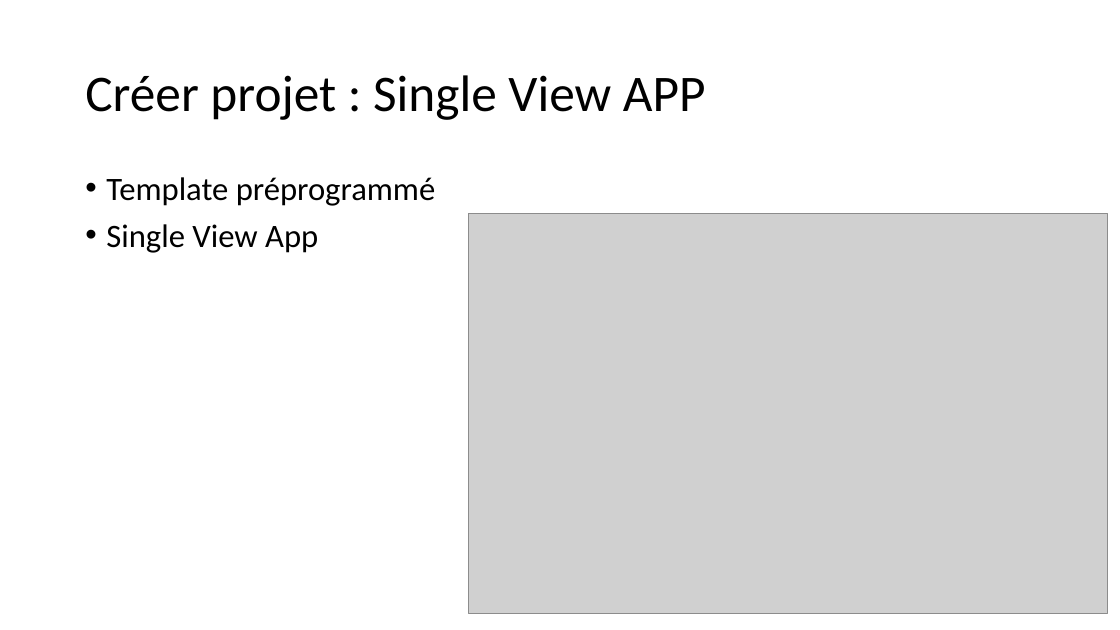
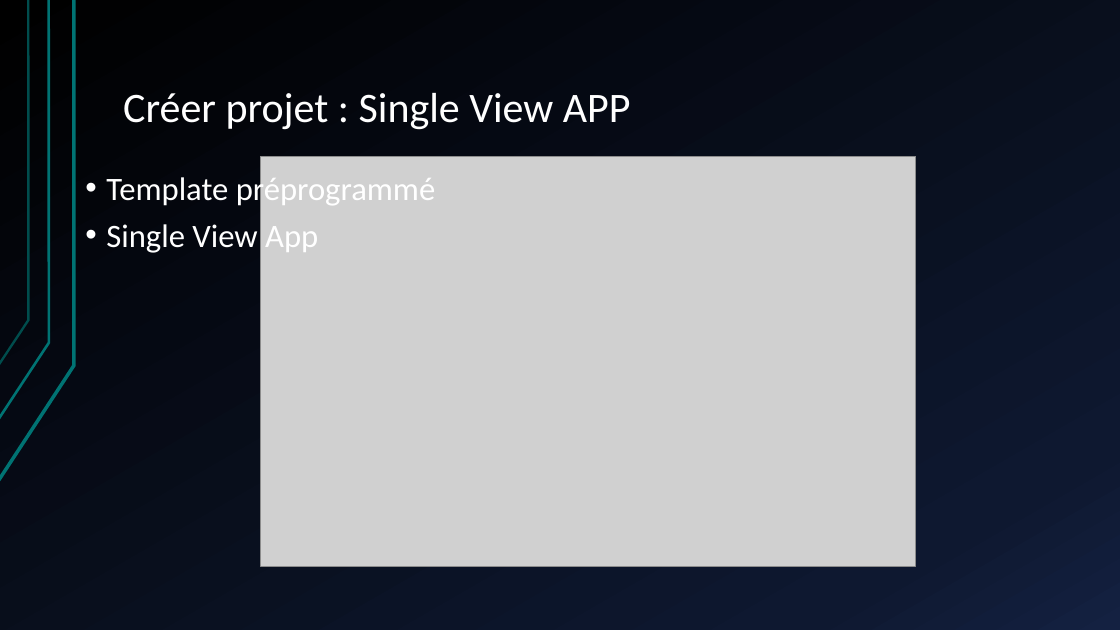
Before and after one commit to jordane-quincy/M2_DevMobileIos, a slide deck: slide 20 of Présentation.pptx. Drawn at 1120x630 pixels with LibreOffice and Linux fonts; fonts in the diff are those of the drawing; grey boxes stand for pictures. Boxes give left, top, right and bottom in pixels: in the first picture for what was removed or moved away, otherwise in the second. Text is boxed around its words. In the diff, an @@ line names an element or a change of style, - is before the commit and + after.

```diff
--- a/Présentation.pptx
+++ b/Présentation.pptx
@@ background #FFFFFF to gradient #000000 to #0F1931 to #142242 @@
@@ freeform shape added at (x1=0, y1=0, x2=74, y2=481), outline #007373 3 pt @@
@@ freeform shape added at (x1=0, y1=0, x2=49, y2=419), outline #007373 2.25 pt @@
@@ freeform shape added at (x1=0, y1=0, x2=29, y2=365), outline #007373 2 pt @@
@@ title "Créer projet : Single View ..." moved from (x1=85, y1=75, x2=706, y2=120) to (x1=123, y1=93, x2=631, y2=130) @@
@@ title "Créer projet : Single View ..." at (x1=123, y1=93, x2=631, y2=130): size 44 to 36 pt, text colour #000000 to #FFFFFF; vertical alignment middle to bottom @@
@@ text "Template préprogrammé" at (x1=106, y1=173, x2=436, y2=253): text colour #000000 to #FFFFFF @@
@@ picture resized from (x1=469, y1=213, x2=1108, y2=613) to (x1=260, y1=156, x2=917, y2=566) @@
```
Also in this commit, not shown: 22 other slides changed.
